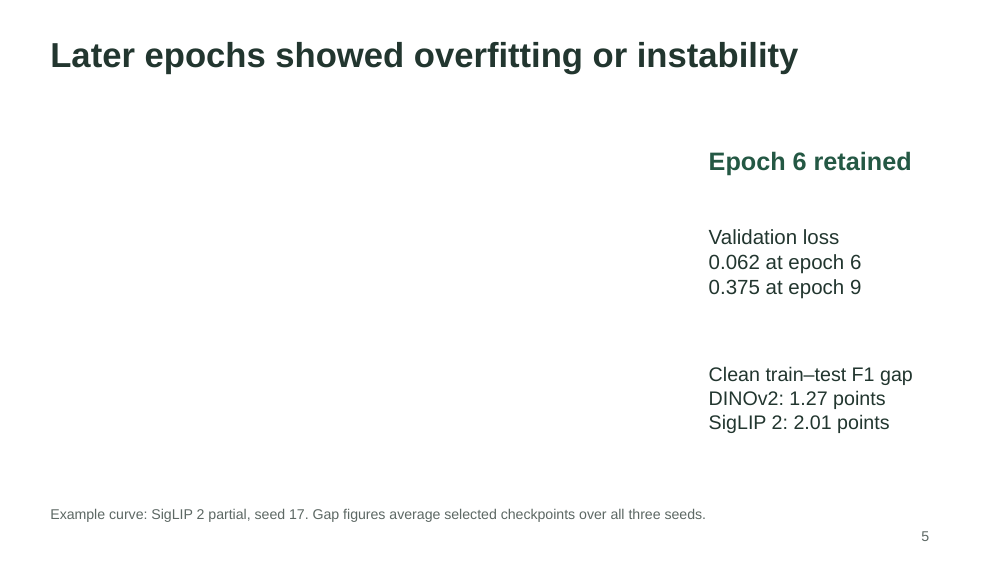
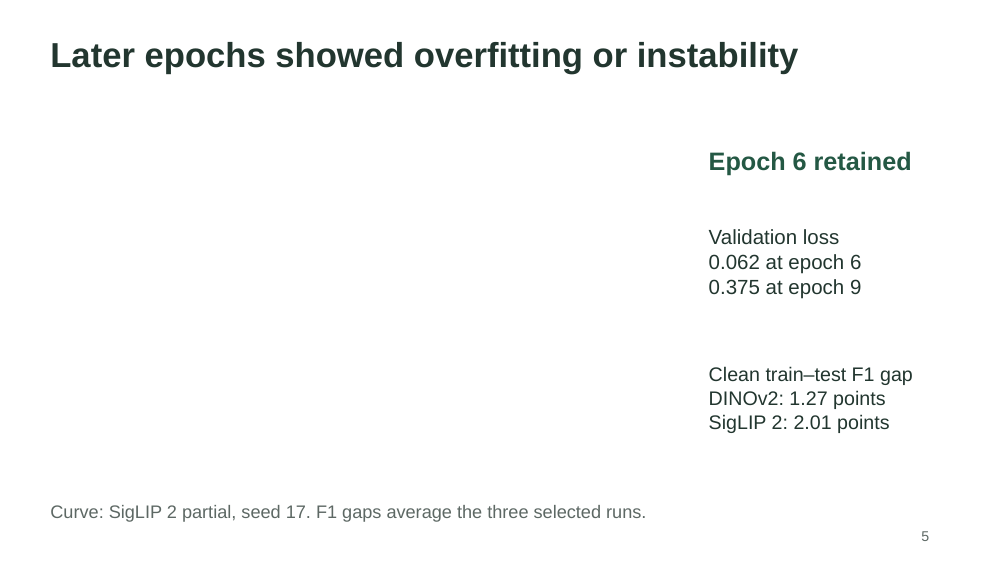
Before and after one commit to A1Prep/beans-vit-study-2026, a slide deck: slide 5 of report/presentation/bean_leaf_presentation.pptx. Drawn at 1008x567 pixels with LibreOffice and Linux fonts; fonts in the diff are those of the drawing. Boxes give left, top, right and bottom in pixels: in the first picture for what was removed or moved away, otherwise in the second. Text is boxed around its words. In the diff, an @@ line names an element or a change of style, - is before the commit and + after.

```diff
--- a/report/presentation/bean_leaf_presentation.pptx
+++ b/report/presentation/bean_leaf_presentation.pptx
@@ text at bbox=[50, 505, 646, 522]: text changed; size 13.5 to 17.2 pt @@
-Example curve: SigLIP 2 partial, seed 17. Gap figures average selected checkpoints over all three seeds.
+Curve: SigLIP 2 partial, seed 17. F1 gaps average the three selected runs.
```
Also in this commit, not shown: 10 other slides changed, 12 other files.
